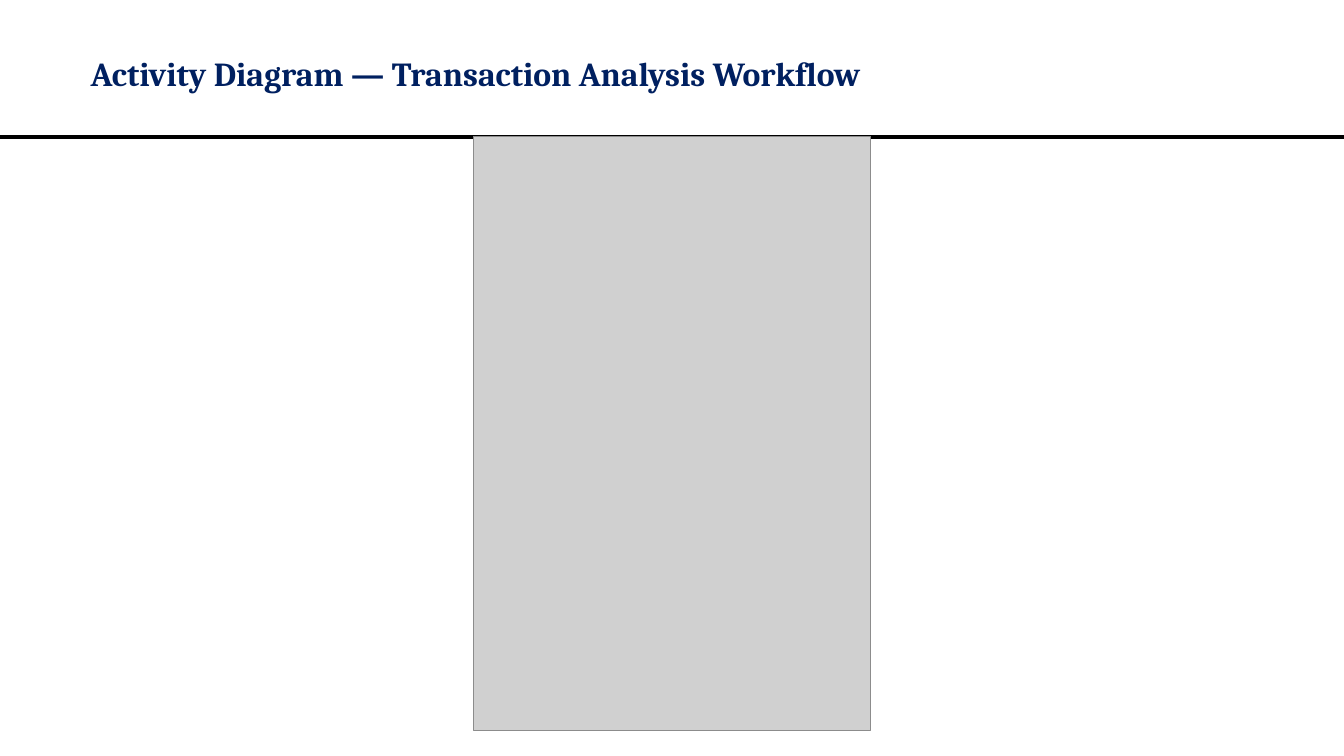
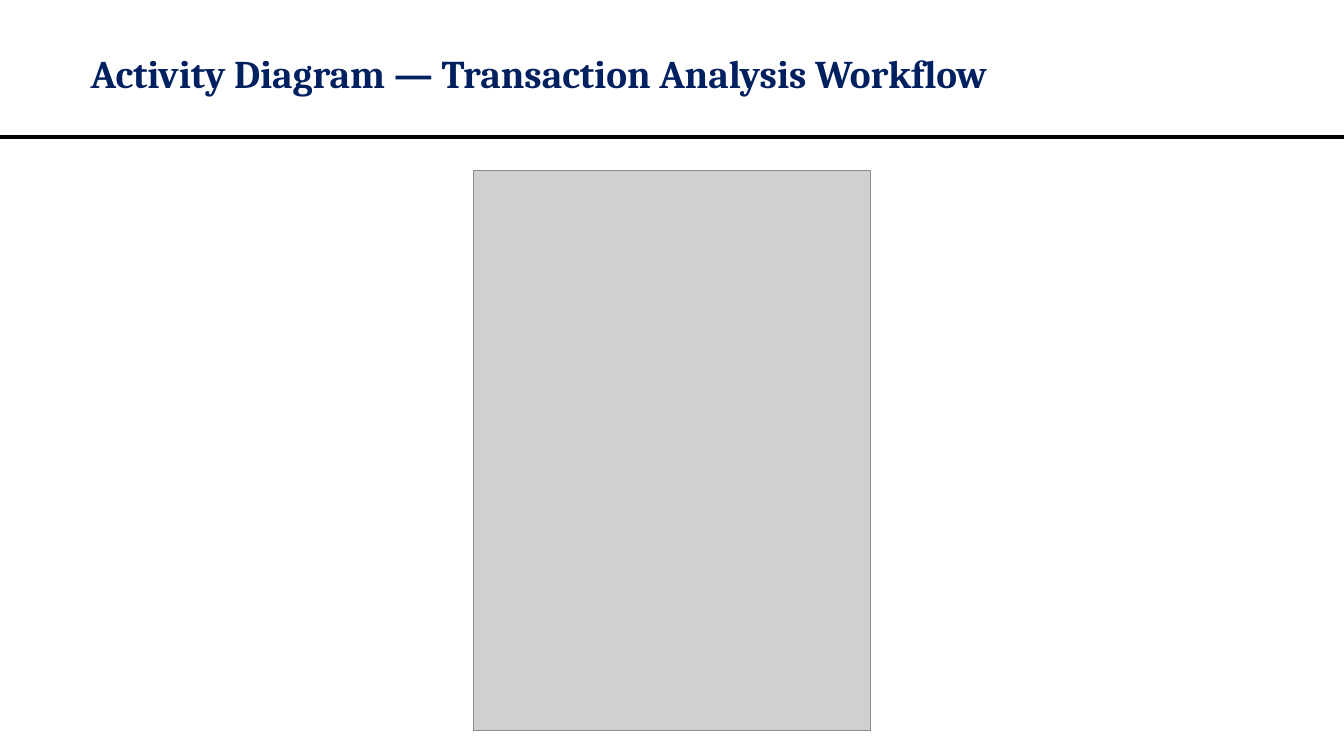
Before and after one commit to OMJOSHI15/indus11, a slide deck: slide 13 of docs/Indus11-Review2.pptx. Drawn at 1344x756 pixels with LibreOffice and Linux fonts; fonts in the diff are those of the drawing; grey boxes stand for pictures. Boxes give left, top, right and bottom in pixels: in the first picture for what was removed or moved away, otherwise in the second. Text is boxed around its words. In the diff, an @@ line names an element or a change of style, - is before the commit and + after.

```diff
--- a/docs/Indus11-Review2.pptx
+++ b/docs/Indus11-Review2.pptx
@@ title "Activity Diagram — Transaction Analysis ..." at [91,60,987,97]: size 24 to 28 pt @@
@@ picture: place and size @@
-picture at [474,136,870,731]
+picture at [474,170,870,731]
```
Also in this commit, not shown: 20 other slides changed, 1 other file.
